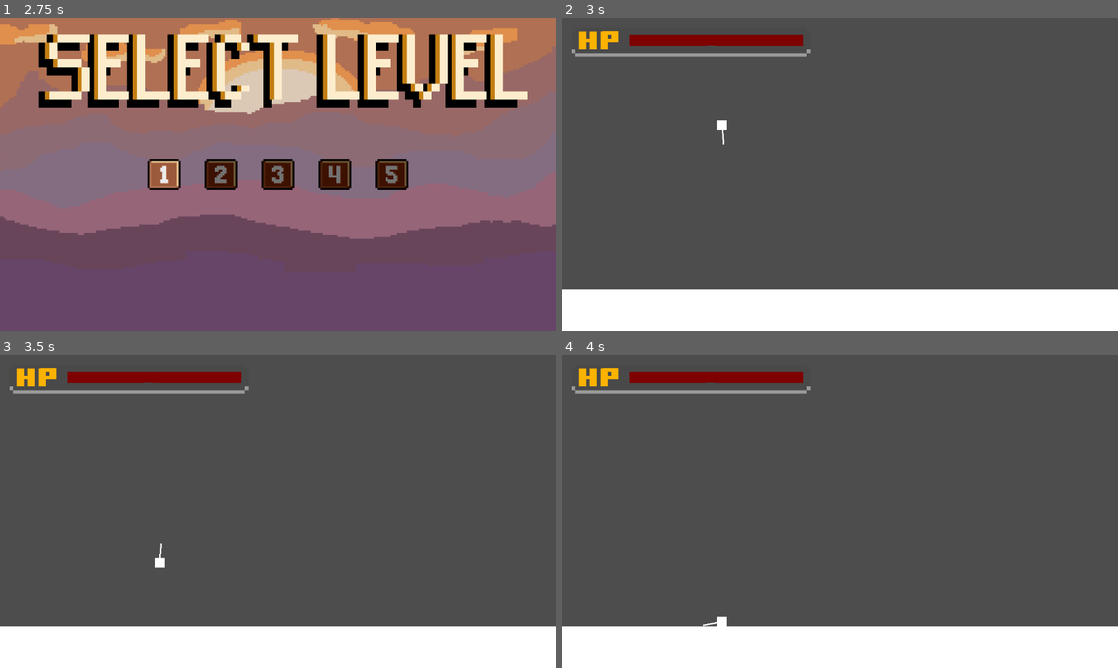
Above: before the commit, frames 1-4 (two rows, left to right).
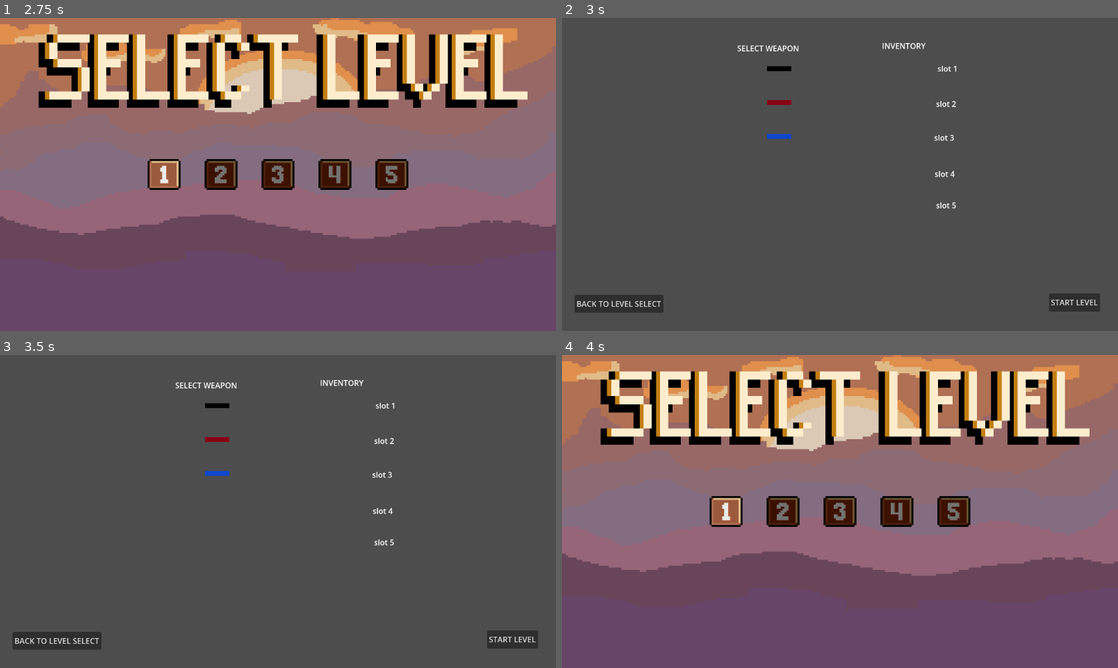
Above: after the commit, the same moments.

Repository: Audxius/Blaze-runner
Game: Godot game, scene res://Scenes/Title screen.tscn
Same seed, same stepped clock (60 frames per second), same inputs: the game is played once before the commit and once after it. This scene is started directly instead of the project's main scene.
Inputs (mouse positions are in pixels of both pictures, inside the frame that each line leads up to):
- Up to frame 1 (2.75 s): tap Enter (enter) at 0.5, 0.6, 1.35 s; move the mouse to (400, 158) at 0.52 s; hold D 0.53-2 s; move the mouse to (166, 190) at 1.27 s; click (278, 124) at 2 s
- Up to frame 2 (3 s): click (728, 174) at 2.75 s
- Up to frame 3 (3.5 s): no input
- Up to frame 4 (4 s): click (617, 639) at 3.5 s, where only the run after the commit has a clickable "BACK TO LEVEL SELECT"

Frame 1 is identical in both runs. In frame 2, 16% of the frame differs, in the area x 0-100%, y 4-100%; in frame 3, 16%; in frame 4, 100%, in the area x 0-100%, y 0-100%.

Commit message:
Weapon select menu functionality

Diff:
--- /dev/null
+++ b/Scenes/GunSelectScreen/GunSelectScene.tscn
@@ -0,0 +1,185 @@
+[gd_scene load_steps=10 format=3 uid="uid://diqcqhhh7hcmy"]
+
+[ext_resource type="Script" path="res://Scenes/GunSelectScreen/gun_select_scene_script.gd" id="1_0yuvc"]
+[ext_resource type="Script" path="res://Scenes/GunSelectScreen/start_level_script.gd" id="1_4s7n6"]
+[ext_resource type="Script" path="res://Scenes/GunSelectScreen/button_script.gd" id="1_c5pn4"]
+[ext_resource type="Texture2D" uid="uid://dh7obdnfkm5sc" path="res://Scenes/Weapons/placeholder1.png" id="4_x5amm"]
+[ext_resource type="Texture2D" uid="uid://b3wrp3al7v2g0" path="res://Scenes/Weapons/placeholder2.png" id="5_i8j7d"]
+[ext_resource type="PackedScene" uid="uid://bqd3mql8a8feh" path="res://Scenes/GunSelectScreen/WeaponSelectButton.tscn" id="7_12d60"]
+[ext_resource type="PackedScene" uid="uid://cleirbyd7kb75" path="res://Scenes/GunSelectScreen/InventoryButtonScene.tscn" id="7_shw18"]
+[ext_resource type="Texture2D" uid="uid://dbw5sde6vl7xu" path="res://Scenes/Weapons/placeholder3.png" id="7_unjq2"]
+[ext_resource type="Texture2D" uid="uid://dx8eaord5dax5" path="res://Scenes/Weapons/hideTexture.png" id="8_xmaa4"]
+
+[node name="GunSelectScene" type="Control"]
+layout_mode = 3
+anchors_preset = 15
+anchor_right = 1.0
+anchor_bottom = 1.0
+grow_horizontal = 2
+grow_vertical = 2
+script = ExtResource("1_0yuvc")
+
+[node name="StartLevelButton" type="Button" parent="."]
+layout_mode = 0
+offset_left = 1009.0
+offset_top = 570.0
+offset_right = 1115.0
+offset_bottom = 608.0
+text = "START LEVEL"
+script = ExtResource("1_4s7n6")
+
+[node name="GoToLevelSelectButton" type="Button" parent="."]
+layout_mode = 0
+offset_left = 26.0
+offset_top = 573.0
+offset_right = 210.0
+offset_bottom = 610.0
+text = "BACK TO LEVEL SELECT"
+script = ExtResource("1_c5pn4")
+levelPath = NodePath("res://Scenes/LevelSelectScreen/LevelSelectScene.tscn")
+
+[node name="MarginContainer" type="MarginContainer" parent="."]
+layout_mode = 1
+anchors_preset = -1
+anchor_bottom = 0.837
+offset_right = 500.0
+offset_bottom = 6.62396
+grow_vertical = 2
+theme_override_constants/margin_left = 400
+theme_override_constants/margin_top = 100
+
+[node name="HBoxContainer" type="HBoxContainer" parent="MarginContainer"]
+layout_mode = 2
+alignment = 1
+
+[node name="GridContainer" type="GridContainer" parent="MarginContainer/HBoxContainer"]
+layout_mode = 2
+theme_override_constants/v_separation = 60
+
+[node name="WeaponSelectButton" parent="MarginContainer/HBoxContainer/GridContainer" instance=ExtResource("7_12d60")]
+layout_mode = 2
+texture_normal = ExtResource("4_x5amm")
+weaponTexture = ExtResource("4_x5amm")
+
+[node name="WeaponSelectButton2" parent="MarginContainer/HBoxContainer/GridContainer" instance=ExtResource("7_12d60")]
+layout_mode = 2
+texture_normal = ExtResource("5_i8j7d")
+weaponTexture = ExtResource("5_i8j7d")
+
+[node name="WeaponSelectButton3" parent="MarginContainer/HBoxContainer/GridContainer" instance=ExtResource("7_12d60")]
+layout_mode = 2
+texture_normal = ExtResource("7_unjq2")
+weaponTexture = ExtResource("7_unjq2")
+
+[node name="MarginContainer2" type="MarginContainer" parent="."]
+layout_mode = 1
+anchors_preset = -1
+anchor_left = 1.0
+anchor_right = 1.0
+anchor_bottom = 0.829
+offset_left = -400.0
+offset_bottom = 3.80798
+grow_horizontal = 0
+grow_vertical = 2
+theme_override_constants/margin_top = 100
+theme_override_constants/margin_right = 400
+
+[node name="HBoxContainer" type="HBoxContainer" parent="MarginContainer2"]
+layout_mode = 2
+alignment = 1
+
+[node name="GridContainer" type="GridContainer" parent="MarginContainer2/HBoxContainer"]
+layout_mode = 2
+theme_override_constants/v_separation = 60
+
+[node name="InventoryButtonScene" parent="MarginContainer2/HBoxContainer/GridContainer" instance=ExtResource("7_shw18")]
+visible = false
+layout_mode = 2
+hideTexture = ExtResource("8_xmaa4")
+
+[node name="InventoryButtonScene2" parent="MarginContainer2/HBoxContainer/GridContainer" instance=ExtResource("7_shw18")]
+visible = false
+layout_mode = 2
+hideTexture = ExtResource("8_xmaa4")
+
+[node name="InventoryButtonScene3" parent="MarginContainer2/HBoxContainer/GridContainer" instance=ExtResource("7_shw18")]
+visible = false
+layout_mode = 2
+hideTexture = ExtResource("8_xmaa4")
+
+[node name="InventoryButtonScene4" parent="MarginContainer2/HBoxContainer/GridContainer" instance=ExtResource("7_shw18")]
+visible = false
+layout_mode = 2
+hideTexture = ExtResource("8_xmaa4")
+
+[node name="InventoryButtonScene5" parent="MarginContainer2/HBoxContainer/GridContainer" instance=ExtResource("7_shw18")]
+visible = false
+layout_mode = 2
+hideTexture = ExtResource("8_xmaa4")
+
+[node name="Label" type="Label" parent="."]
+layout_mode = 0
+offset_left = 363.0
+offset_top = 51.0
+offset_right = 492.0
+offset_bottom = 74.0
+text = "SELECT WEAPON"
+
+[node name="Label2" type="Label" parent="."]
+layout_mode = 0
+offset_left = 663.0
+offset_top = 46.0
+offset_right = 792.0
+offset_bottom = 69.0
+text = "INVENTORY"
+
+[node name="Label3" type="Label" parent="."]
+layout_mode = 0
+offset_left = 778.0
+offset_top = 93.0
+offset_right = 907.0
+offset_bottom = 116.0
+text = "slot 1"
+
+[node name="Label4" type="Label" parent="."]
+layout_mode = 0
+offset_left = 775.0
+offset_top = 166.0
+offset_right = 904.0
+offset_bottom = 189.0
+text = "slot 2"
+
+[node name="Label5" type="Label" parent="."]
+layout_mode = 0
+offset_left = 771.0
+offset_top = 236.0
+offset_right = 900.0
+offset_bottom = 259.0
+text = "slot 3"
+
+[node name="Label6" type="Label" parent="."]
+layout_mode = 0
+offset_left = 772.0
+offset_top = 311.0
+offset_right = 901.0
+offset_bottom = 334.0
+text = "slot 4"
+
+[node name="Label7" type="Label" parent="."]
+layout_mode = 0
+offset_left = 775.0
+offset_top = 376.0
+offset_right = 904.0
+offset_bottom = 399.0
+text = "slot 5"
+
+[connection signal="pressed" from="StartLevelButton" to="StartLevelButton" method="_on_pressed"]
+[connection signal="pressed" from="GoToLevelSelectButton" to="GoToLevelSelectButton" method="_on_pressed"]
+[connection signal="selected" from="MarginContainer/HBoxContainer/GridContainer/WeaponSelectButton" to="." method="_on_weapon_select_button_selected"]
+[connection signal="selected" from="MarginContainer/HBoxContainer/GridContainer/WeaponSelectButton2" to="." method="_on_weapon_select_button_selected"]
+[connection signal="selected" from="MarginContainer/HBoxContainer/GridContainer/WeaponSelectButton3" to="." method="_on_weapon_select_button_selected"]
+[connection signal="selectedInventory" from="MarginContainer2/HBoxContainer/GridContainer/InventoryButtonScene" to="." method="_on_inventory_button_scene_selected_inventory"]
+[connection signal="selectedInventory" from="MarginContainer2/HBoxContainer/GridContainer/InventoryButtonScene2" to="." method="_on_inventory_button_scene_selected_inventory"]
+[connection signal="selectedInventory" from="MarginContainer2/HBoxContainer/GridContainer/InventoryButtonScene3" to="." method="_on_inventory_button_scene_selected_inventory"]
+[connection signal="selectedInventory" from="MarginContainer2/HBoxContainer/GridContainer/InventoryButtonScene4" to="." method="_on_inventory_button_scene_selected_inventory"]
+[connection signal="selectedInventory" from="MarginContainer2/HBoxContainer/GridContainer/InventoryButtonScene5" to="." method="_on_inventory_button_scene_selected_inventory"]
--- /dev/null
+++ b/Scenes/GunSelectScreen/InventoryButtonScene.tscn
@@ -0,0 +1,8 @@
+[gd_scene load_steps=2 format=3 uid="uid://cleirbyd7kb75"]
+
+[ext_resource type="Script" path="res://Scenes/GunSelectScreen/inventory_button_script.gd" id="1_kl6vg"]
+
+[node name="InventoryButtonScene" type="TextureButton"]
+script = ExtResource("1_kl6vg")
+
+[connection signal="pressed" from="." to="." method="_on_pressed"]
--- /dev/null
+++ b/Scenes/GunSelectScreen/WeaponSelectButton.tscn
@@ -0,0 +1,8 @@
+[gd_scene load_steps=2 format=3 uid="uid://bqd3mql8a8feh"]
+
+[ext_resource type="Script" path="res://Scenes/GunSelectScreen/weapon_select_button_script.gd" id="1_v4lvx"]
+
+[node name="WeaponSelectButton" type="TextureButton"]
+script = ExtResource("1_v4lvx")
+
+[connection signal="pressed" from="." to="." method="_on_pressed"]
--- /dev/null
+++ b/Scenes/GunSelectScreen/button_script.gd
@@ -0,0 +1,8 @@
+extends Node
+
+@export var levelPath: NodePath
+
+func _on_pressed():
+	if levelPath == null:
+		return
+	get_tree().change_scene_to_file(levelPath)
--- /dev/null
+++ b/Scenes/GunSelectScreen/gun_select_scene_script.gd
@@ -0,0 +1,37 @@
+extends Node
+
+var weaponTextures = []
+var inventoryButtons = []
+# Called when the node enters the scene tree for the first time.
+func _ready():
+	weaponTextures.append(load("res://Scenes/Weapons/placeholder1.png"))
+	weaponTextures.append(load("res://Scenes/Weapons/placeholder2.png"))
+	inventoryButtons.append($MarginContainer2/HBoxContainer/GridContainer/InventoryButtonScene)
+	inventoryButtons.append($MarginContainer2/HBoxContainer/GridContainer/InventoryButtonScene2)
+	inventoryButtons.append($MarginContainer2/HBoxContainer/GridContainer/InventoryButtonScene3)
+	inventoryButtons.append($MarginContainer2/HBoxContainer/GridContainer/InventoryButtonScene4)
+	inventoryButtons.append($MarginContainer2/HBoxContainer/GridContainer/InventoryButtonScene5)
+	show_weapons_in_inventory()
+
+
+func show_weapons_in_inventory():
+	for i in 5:
+		if Global.weapons[i] != null:
+			inventoryButtons[i].set_texture_normal(Global.weapons[i])
+			inventoryButtons[i].weaponTexture = Global.weapons[i]
+			inventoryButtons[i].show()
+
+func _on_weapon_select_button_selected(weaponTexture):
+	if not Global.weapons.has(weaponTexture):
+		for i in 5:
+			if Global.weapons[i] == null:
+				Global.weapons[i] = weaponTexture
+				inventoryButtons[i].set_texture_normal(weaponTexture)
+				inventoryButtons[i].weaponTexture = weaponTexture
+				inventoryButtons[i].show()
+				return
+
+func _on_inventory_button_scene_selected_inventory(weaponTexture):
+	for i in 5:
+		if Global.weapons[i] == weaponTexture:
+			Global.weapons[i] = null
--- /dev/null
+++ b/Scenes/GunSelectScreen/inventory_button_script.gd
@@ -0,0 +1,15 @@
+extends Node
+
+signal selectedInventory
+@export var weaponTexture : CompressedTexture2D
+@export var hideTexture : CompressedTexture2D
+var this
+# Called when the node enters the scene tree for the first time.
+func _ready():
+	this = $"."
+	pass # Replace with function body.
+
+func _on_pressed():
+	selectedInventory.emit(weaponTexture)
+	weaponTexture = null
+	this.set_texture_normal(hideTexture)
--- /dev/null
+++ b/Scenes/GunSelectScreen/start_level_script.gd
@@ -0,0 +1,6 @@
+extends Node
+
+func _on_pressed():
+	if Global.goToLevel == null:
+		return
+	get_tree().change_scene_to_file(Global.goToLevel)
--- /dev/null
+++ b/Scenes/GunSelectScreen/weapon_select_button_script.gd
@@ -0,0 +1,11 @@
+extends Node
+
+signal selected
+@export var weaponTexture : CompressedTexture2D
+
+# Called when the node enters the scene tree for the first time.
+func _ready():
+	pass # Replace with function body.
+
+func _on_pressed():
+	selected.emit(weaponTexture)
--- a/Scenes/LevelSelectScreen/LevelSelectButton.gd
+++ b/Scenes/LevelSelectScreen/LevelSelectButton.gd
@@ -1,8 +1,13 @@
 extends TextureButton
 
 @export var levelPath: NodePath
+@export var gunSelectScene: PackedScene
 
 func _on_pressed():
-	if levelPath == null:
+	if gunSelectScene == null:
 		return
-	get_tree().change_scene_to_file(levelPath)
+	#var gunSelectSceneRootNode = gunSelectScene.instantiate()
+	#var StartLevelButton = gunSelectSceneRootNode.get_node("StartLevelButton")
+	#StartLevelButton.set("scene",gunSelectScene)
+	Global.goToLevel = levelPath
+	get_tree().change_scene_to_packed(gunSelectScene)
--- a/Scenes/LevelSelectScreen/LevelSelectScene.tscn
+++ b/Scenes/LevelSelectScreen/LevelSelectScene.tscn
@@ -1,10 +1,11 @@
-[gd_scene load_steps=19 format=3 uid="uid://dpo75klo2nn18"]
+[gd_scene load_steps=20 format=3 uid="uid://dpo75klo2nn18"]
 
 [ext_resource type="Texture2D" uid="uid://cacmncrfidhoo" path="res://Scenes/LevelSelectScreen/background_su_tekstu.png" id="1_f64i5"]
 [ext_resource type="PackedScene" uid="uid://ci56xvd5f72us" path="res://Scenes/LevelSelectScreen/LevelSelectButton.tscn" id="1_i7pu7"]
 [ext_resource type="Texture2D" uid="uid://cw4kgg8jtenti" path="res://Scenes/LevelSelectScreen/Buttons/uno.png" id="3_rq74y"]
 [ext_resource type="Texture2D" uid="uid://bt8qmnb55c5cg" path="res://Scenes/LevelSelectScreen/Buttons/unoLight.png" id="4_cevpk"]
 [ext_resource type="Texture2D" uid="uid://dqojko2ofbq5b" path="res://Scenes/LevelSelectScreen/Buttons/unoDark.png" id="5_7ef0f"]
+[ext_resource type="PackedScene" uid="uid://diqcqhhh7hcmy" path="res://Scenes/GunSelectScreen/GunSelectScene.tscn" id="6_oq5tj"]
 [ext_resource type="Texture2D" uid="uid://0d2e74qhqqx5" path="res://Scenes/LevelSelectScreen/Buttons/dos.png" id="6_ybq87"]
 [ext_resource type="Texture2D" uid="uid://vs4ylv2uwbes" path="res://Scenes/LevelSelectScreen/Buttons/dosDark.png" id="7_2ret7"]
 [ext_resource type="Texture2D" uid="uid://c2i2gj2y0aolv" path="res://Scenes/LevelSelectScreen/Buttons/dosLight.png" id="7_tlau5"]
@@ -64,6 +65,7 @@
 texture_hover = ExtResource("4_cevpk")
 texture_disabled = ExtResource("5_7ef0f")
 levelPath = NodePath("res://Scenes/Level1.tscn")
+gunSelectScene = ExtResource("6_oq5tj")
 
 [node name="LevelSelectButton2" parent="MarginContainer/HBoxContainer/GridContainer" instance=ExtResource("1_i7pu7")]
 layout_mode = 2
@@ -72,6 +74,7 @@
 texture_hover = ExtResource("7_tlau5")
 texture_disabled = ExtResource("7_2ret7")
 levelPath = NodePath("res://Scenes/Levels/Level2.tscn")
+gunSelectScene = ExtResource("6_oq5tj")
 
 [node name="LevelSelectButton3" parent="MarginContainer/HBoxContainer/GridContainer" instance=ExtResource("1_i7pu7")]
 layout_mode = 2
@@ -80,6 +83,7 @@
 texture_hover = ExtResource("10_son5n")
 texture_disabled = ExtResource("10_kam5r")
 levelPath = NodePath("res://Scenes/Levels/Level3.tscn")
+gunSelectScene = ExtResource("6_oq5tj")
 
 [node name="LevelSelectButton4" parent="MarginContainer/HBoxContainer/GridContainer" instance=ExtResource("1_i7pu7")]
 layout_mode = 2
@@ -88,6 +92,7 @@
 texture_hover = ExtResource("13_ltwlh")
 texture_disabled = ExtResource("11_1x20q")
 levelPath = NodePath("res://Scenes/Levels/Level4.tscn")
+gunSelectScene = ExtResource("6_oq5tj")
 
 [node name="LevelSelectButton5" parent="MarginContainer/HBoxContainer/GridContainer" instance=ExtResource("1_i7pu7")]
 layout_mode = 2
@@ -96,6 +101,7 @@
 texture_hover = ExtResource("16_4dglv")
 texture_disabled = ExtResource("13_dshua")
 levelPath = NodePath("res://Scenes/Levels/Level5.tscn")
+gunSelectScene = ExtResource("6_oq5tj")
 
 [node name="LevelSelectMusic" type="AudioStreamPlayer2D" parent="."]
 stream = ExtResource("8_dedep")
--- /dev/null
+++ b/global.gd
@@ -0,0 +1,4 @@
+extends Node
+
+var goToLevel
+var weapons = [null,null,null,null,null]
--- a/project.godot
+++ b/project.godot
@@ -18,6 +18,7 @@
 [autoload]
 
 Pause="*res://Scenes/Pause.gd"
+Global="*res://global.gd"
 
 [display]
 
Binary file added: Scenes/GunSelectScreen/temp.png
Not shown, added: Scenes/GunSelectScreen/temp.png.import
Binary file added: Scenes/Weapons/hideTexture.png
Not shown, added: Scenes/Weapons/hideTexture.png.import
Binary file added: Scenes/Weapons/placeholder1.png
Not shown, added: Scenes/Weapons/placeholder1.png.import
Binary file added: Scenes/Weapons/placeholder2.png
Not shown, added: Scenes/Weapons/placeholder2.png.import
Binary file added: Scenes/Weapons/placeholder3.png
Not shown, added: Scenes/Weapons/placeholder3.png.import
Not shown, added: Scenes/GunSelectScreen/GunCEF0.tmp
Not shown, added: Scenes/GunSelectScreen/GunFF6C.tmp
